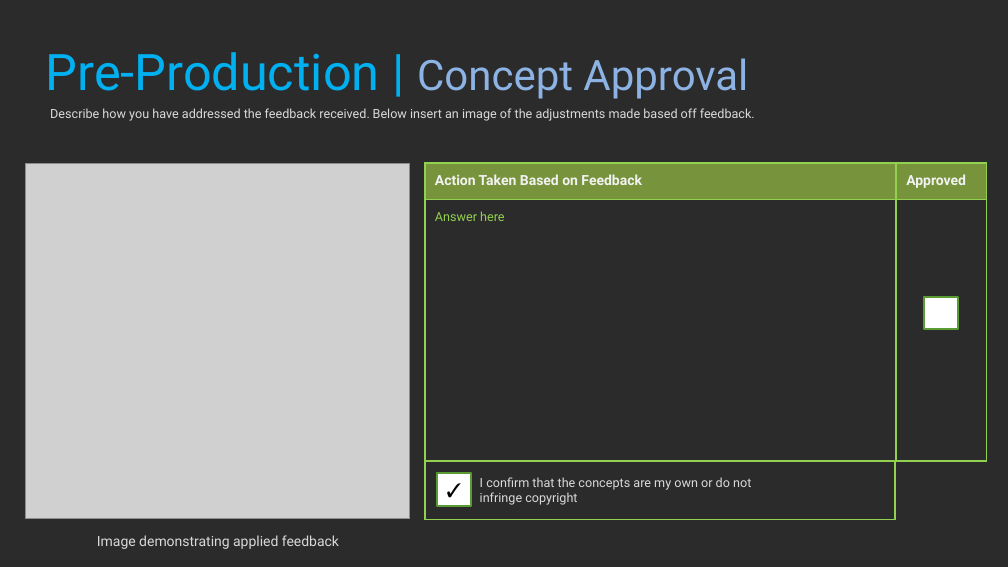
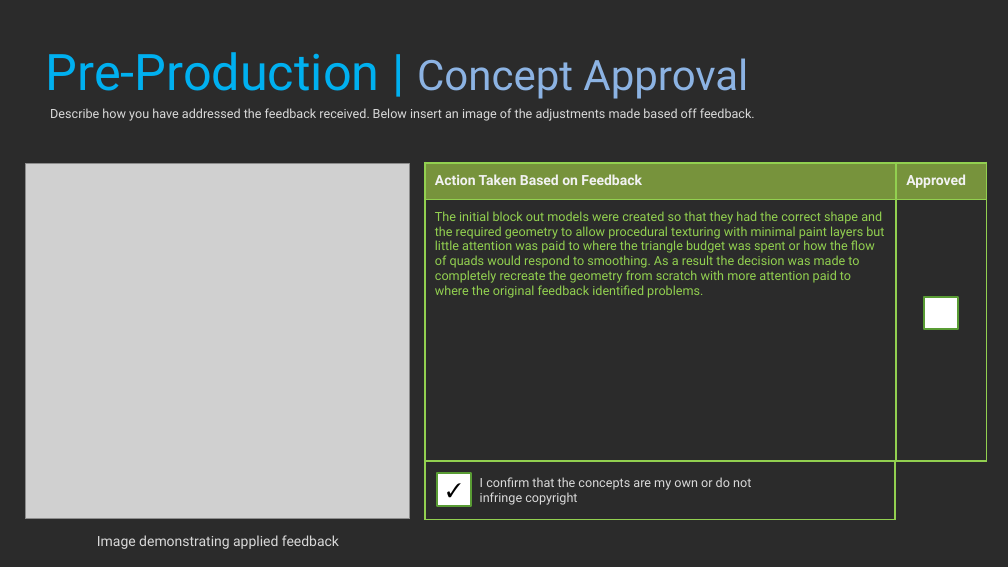
Before and after one commit to realityforge/aie_course, a slide deck: slide 19 of Assesment/3DArtPipeline_PeterDonald/3DArtPipeline_PeterDonald.pptx. Drawn at 1008x567 pixels with LibreOffice and Linux fonts; fonts in the diff are those of the drawing; grey boxes stand for pictures; background and template pictures are left out; a plain dark background stands for a picture behind light text. Boxes give left, top, right and bottom in pixels: in the first picture for what was removed or moved away, otherwise in the second. Text is boxed around its words. In the diff, an @@ line names an element or a change of style, - is before the commit and + after.

```diff
--- a/Assesment/3DArtPipeline_PeterDonald/3DArtPipeline_PeterDonald.pptx
+++ b/Assesment/3DArtPipeline_PeterDonald/3DArtPipeline_PeterDonald.pptx
@@ table at (425,162,988,461) @@
-row 2, column 1: Answer here
+row 2, column 1: The initial block out models were created so that they had the correct shape and the required geometry to allow procedural texturing with minimal paint layers but little attention was paid to where the triangle budget was spent or how the flow of quads would respond to smoothing. As a result the decision was made to completely recreate the geometry from scratch with more attention paid to where the original feedback identified problems.
```
Also in this commit, not shown: 3 other slides changed.
